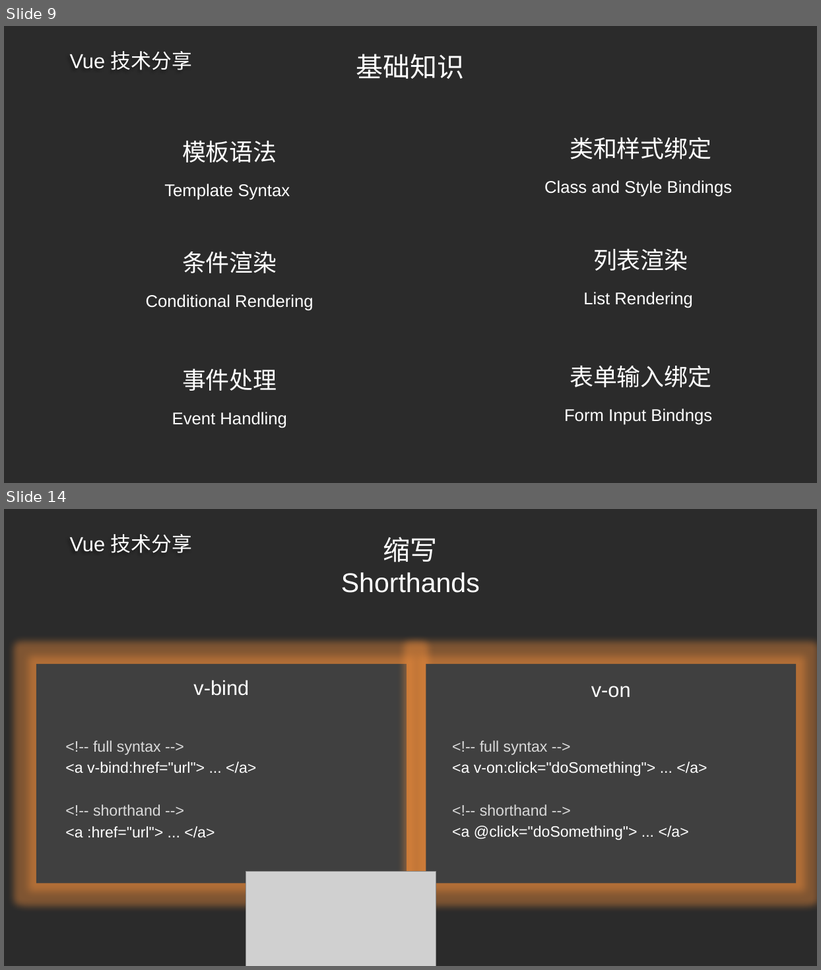
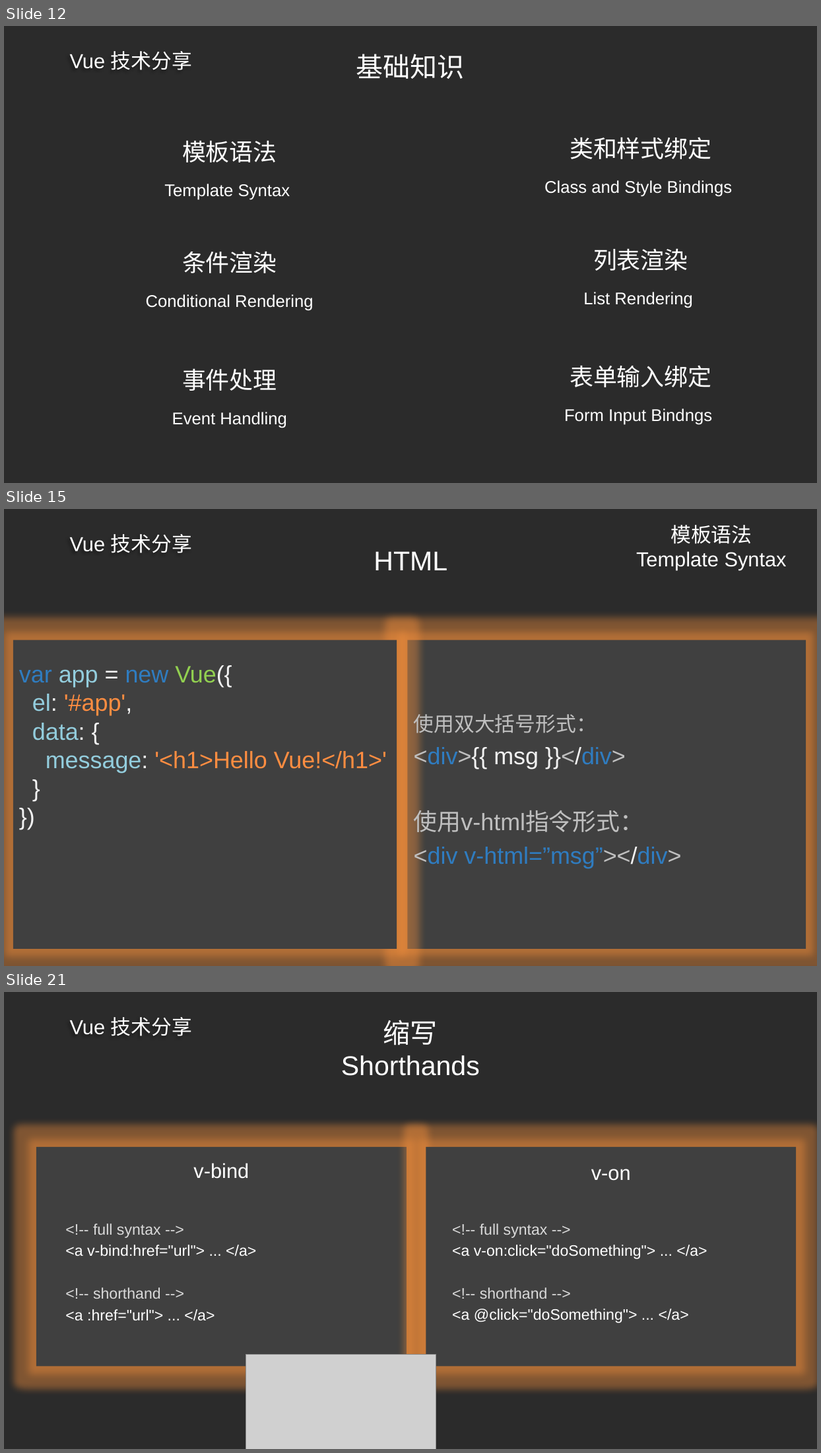
Before and after one commit to ldjdd/traing-library, a slide deck: vue/演示文稿.pptx. Shown one above the other, each under a label of ours: slides 9 and 14 before the commit, slides 12, 15 and 21 after it; the slides between them are not shown. The pictures are 821x970 and 821x1453 pixels, drawn with LibreOffice and Linux fonts; fonts in the diff are those of the drawing; grey boxes stand for pictures; background and template pictures are left out; a plain dark background stands for a picture behind light text. Boxes give left, top, right and bottom in pixels: in the first picture for what was removed or moved away, otherwise in the second. Text is boxed around its words. In the diff, an @@ line names an element or a change of style, - is before the commit and + after.

```diff
--- a/vue/演示文稿.pptx
+++ b/vue/演示文稿.pptx
@@ slide 15 added at bbox=[4, 509, 817, 966], background picture (left out); not listed: 1 template element that a slide beside it also shows @@
@@ text added at bbox=[636, 525, 787, 570], 24 pt, text #FFFFFF @@
+模板语法
+Template Syntax
@@ title added at bbox=[374, 551, 448, 570], 32 pt, text #FFFFFF @@
+HTML
@@ rectangle added at bbox=[13, 640, 397, 949], fill #404040 @@
@@ rectangle added at bbox=[408, 640, 806, 949], fill #404040 @@
@@ text added at bbox=[19, 665, 387, 773], 28 pt, text #FF8D41 @@
+var app = new Vue({
+el: '#app',
+data: {
+message: '<h1>Hello Vue!</h1>'
+}
+})
@@ text added at bbox=[414, 711, 681, 869], 28 pt, text #BFBFBF @@
+使用双大括号形式：
+<div>{{ msg }}</div>
+使用v-html指令形式：
+<div v-html=”msg”></div>
@@ what was slide 9 is now slide 12 @@
@@ what was slide 14 is now slide 21 @@
```
Also in this commit, not shown: 4 slides changed, 7 other slides added, 1 slide removed, 5 other files.
